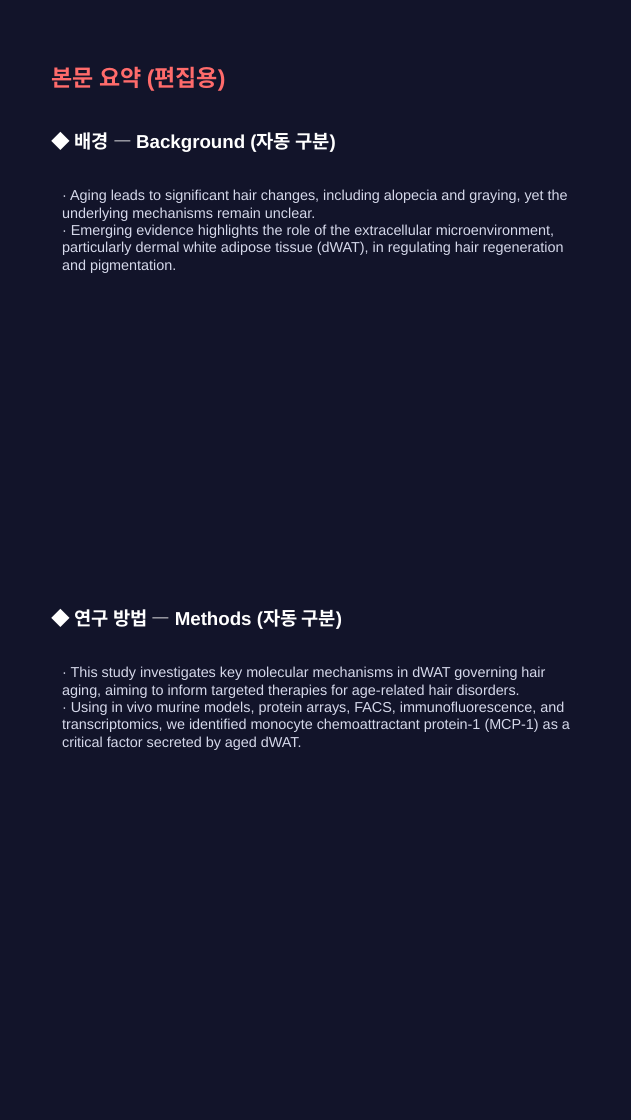
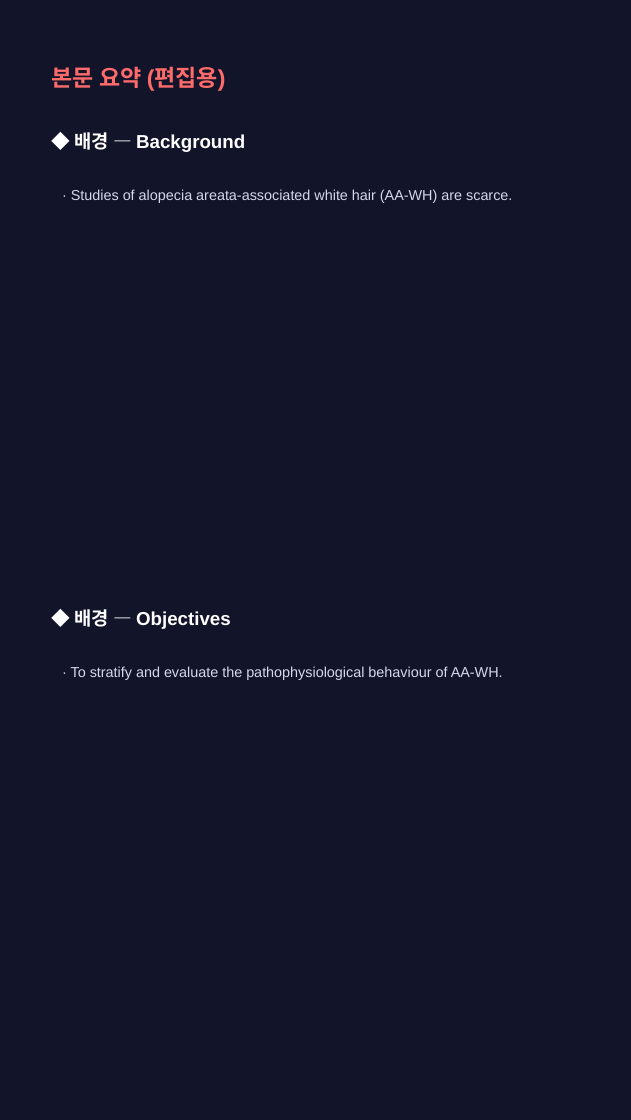
Before and after one commit to hyokang2010-BJ-ANTH/product-builder-test, a slide deck: slide 7 of pwa/data/latest/slides.pptx. Drawn at 631x1120 pixels with LibreOffice and Linux fonts; fonts in the diff are those of the drawing. Boxes give left, top, right and bottom in pixels: in the first picture for what was removed or moved away, otherwise in the second. Text is boxed around its words. In the diff, an @@ line names an element or a change of style, - is before the commit and + after.

```diff
--- a/pwa/data/latest/slides.pptx
+++ b/pwa/data/latest/slides.pptx
@@ text at [75,132,245,152]: text changed @@
-◆ 배경 — Background (자동 구분)
+◆ 배경 — Background
@@ text at [71,189,512,203]: text changed @@
-· Aging leads to significant hair changes, including alopecia and graying, yet the underlying mechanisms remain unclear.
-· Emerging evidence highlights the role of the extracellular microenvironment, particularly dermal white adipose tissue (dWAT), in regulating hair regeneration and pigmentation.
+· Studies of alopecia areata-associated white hair (AA-WH) are scarce.
@@ text at [75,609,231,629]: text changed @@
-◆ 연구 방법 — Methods (자동 구분)
+◆ 배경 — Objectives
@@ text at [71,666,503,680]: text changed @@
-· This study investigates key molecular mechanisms in dWAT governing hair aging, aiming to inform targeted therapies for age-related hair disorders.
-· Using in vivo murine models, protein arrays, FACS, immunofluorescence, and transcriptomics, we identified monocyte chemoattractant protein-1 (MCP-1) as a critical factor secreted by aged dWAT.
+· To stratify and evaluate the pathophysiological behaviour of AA-WH.
```
Also in this commit, not shown: 2 other slides changed, 5 slides added, 4 slides removed, 26 other files.
